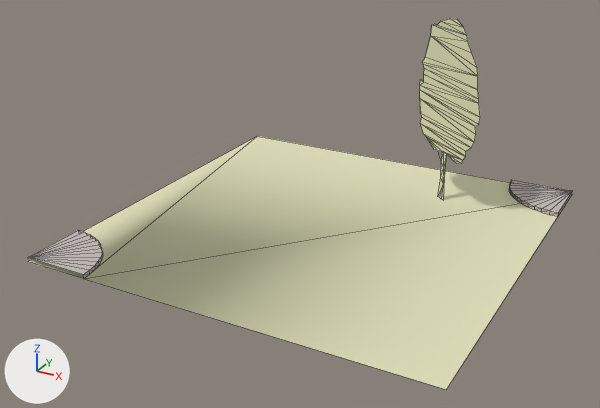
Before and after pictures for a commit that changed the OBJ model assets/stl_export/wrwr.obj.
Both versions are drawn from a 50 mm camera at (25.7, -50.4, 26.2) aimed at (-0.6, -2.6, 2.3). The lights are fixed; the arrows at lower left show +X, +Y and +Z. The older version comes first. Mesh edges are drawn as thin lines. Where no turn or scale is listed for an object, it has been applied to the vertices. Vertices at exactly the same position are counted once.

In view in the first picture: 'wrwr'.
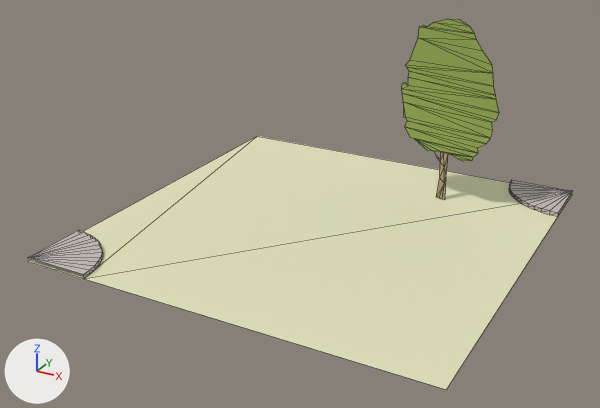
The change, as a diff of the scene's bpy script:
```diff
--- a/assets/stl_export/wrwr.obj.py
+++ b/assets/stl_export/wrwr.obj.py
@@ mat_straw @@
+mat_straw = principled_material('straw')
+mat_straw.base_color = (0.447, 0.333, 0.204)  # beige #b29c7d
+mat_straw.roughness = 1.0
@@ mat_tree @@
+mat_tree = principled_material('tree')
+mat_tree.base_color = (0.294, 0.4, 0.0902)  # green #94aa55
+mat_tree.roughness = 1.0
@@ me_wrwr @@
 me_wrwr.from_pydata(...)  # 125 vertices, 143 faces; spans x -15.0..15.0, y -15.0..15.0, z -0.3..14.1
 # used by ob_wrwr; location = (0.0, 0.0, 0.0)
+# me_wrwr part 1
+# 14 vertices are removed from x 2.7..8.7, y 6.7..11.6, z 9.9..14.1
+# 14 faces are deleted
+# 4 vertices in x 3.0..3.1, y 11.3, z 5.4..9.5 move by (-0.7, -1.4, 0.0)
+# 3 vertices in x 6.2, y 8.7, z -0.3..3.6 move by (0.1, 0.2, 0.0)
+# 3 vertices in x 2.8..3.0, y 11.4..11.5, z 5.6..8.5 move by (-0.8, -1.5, 0.0)
+# 3 vertices in x 9.0..9.1, y 6.4..6.5, z 6.4..9.1 move by (0.8, 1.5, 0.0)
+# 34 vertices move from x 2.6..9.4, y 6.1..11.7, z -0.3..10.7 to x 1.7..10.3, y 7.8..10.0, z -0.3..10.7
+# 14 vertices are added at x 1.9..9.4, y 8.1..10.0, z 9.9..14.1
+# 14 new faces join them, mat_tree (green #94aa55)
+# me_wrwr part 2: 36 faces spanning x 1.7..10.3, y 7.8..10.0, z 3.4..10.7 switch from mat_w (beige #e2e2bc) to mat_tree (green #94aa55)
+# me_wrwr part 3: 18 faces spanning x 5.1..6.3, y 8.9..9.2, z -0.3..3.6 switch from mat_w (beige #e2e2bc) to mat_straw (beige #b29c7d)
 me_wrwr.materials.append(mat_road)
```

Boxes [x1, y1, x2, y2] around the edits, measured in the pictures (600 x 408 px; the box of a moved part takes in the faces that stretch with it):
part 1 of me_wrwr, moved or reshaped: before [422, 19, 478, 76]; after [405, 19, 493, 73]
part 2 of me_wrwr, recoloured: before [420, 64, 480, 164]; after [402, 67, 499, 161]
part 3 of me_wrwr, recoloured: [438, 152, 446, 199] in both
